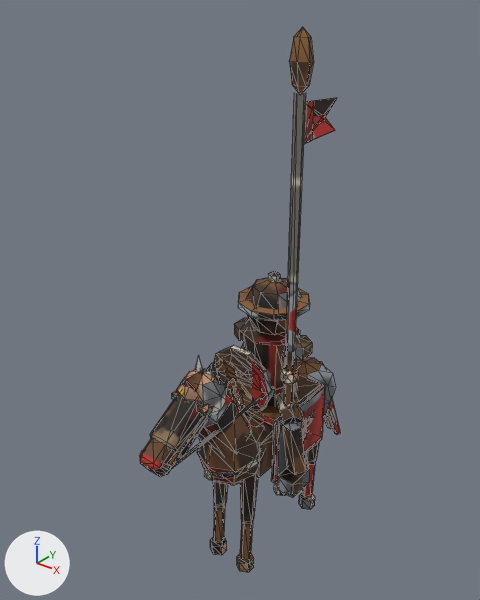
The glTF model game/assets/models/assault_dl2_red.glb, before and after one commit.
The view is the same before and after, from a 50 mm lens placed at (0.654, -0.917, 1.098), pointed at (-0.041, -0.049, 0.56). The lights are fixed; the arrows at lower left show +X, +Y and +Z. The older version comes first. Mesh edges are drawn as thin lines. Vertices at exactly the same position are counted once.

Names of what the first picture shows: 'assault_dl2_red'.
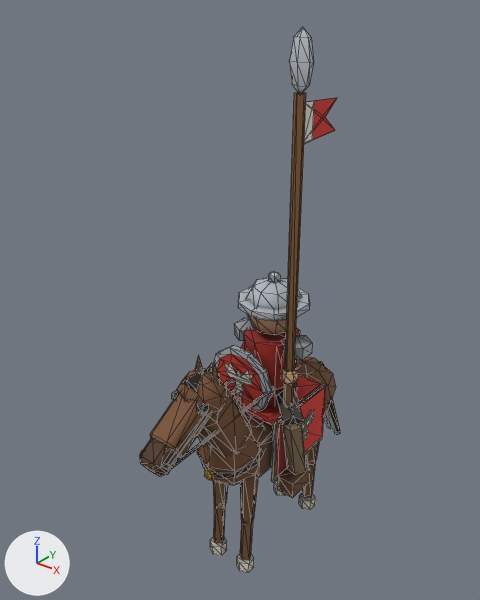
Boxes (x1, y1, x2, y2) around the edits, measured in the pictures (480 x 600 px; the box of a moved part takes in the faces that stretch with it):
part 1 of me_cube, moved or reshaped
    both: (268, 271, 280, 283)
part 2 of me_cube, surface changed
    both: (139, 27, 340, 572)

Diff of the bpy script that builds the scene:
```diff
--- a/game/assets/models/assault_dl2_red.glb.py
+++ b/game/assets/models/assault_dl2_red.glb.py
@@ me_cube @@
 # used by ob_assault_dl2_red; location = (0.0, 0.0, 0.0)
-me_cube.from_pydata(...)  # 980 vertices, 1542 faces; spans x -0.12..0.12, y -0.343..0.257, z 0.0..1.033
+me_cube.from_pydata(...)  # 978 vertices, 1546 faces; spans x -0.12..0.12, y -0.343..0.257, z 0.0..1.033
+# me_cube part 1
+# 2 vertices are removed from x 0.0, y -0.009, z 0.592..0.605
+# 8 faces are deleted
+# 8 vertices move from x -0.01..0.01, y -0.004..0.008, z 0.592..0.605 to x -0.011..0.011, y -0.007..0.005, z 0.592..0.605
+# 4 new faces join them
+# me_cube part 2: 1509 kept faces spanning x -0.12..0.12, y -0.343..0.257, z 0.0..1.033 get new texture (UV) coordinates
+# other edits to the shape of me_cube do not show in these pictures
 me_cube.materials.append(mat_baked)
```
